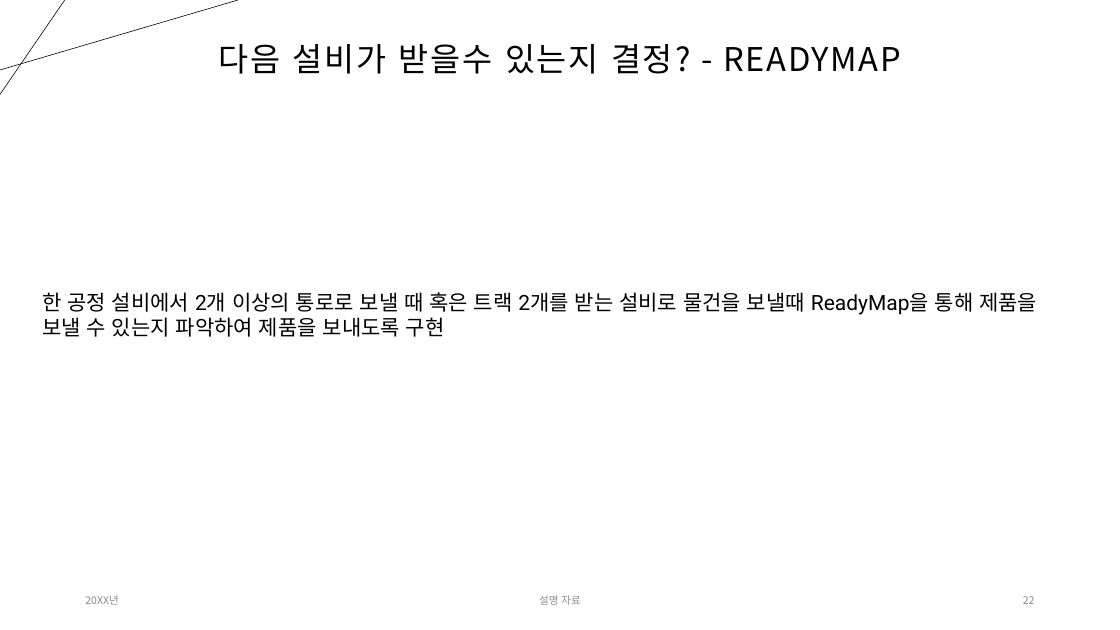
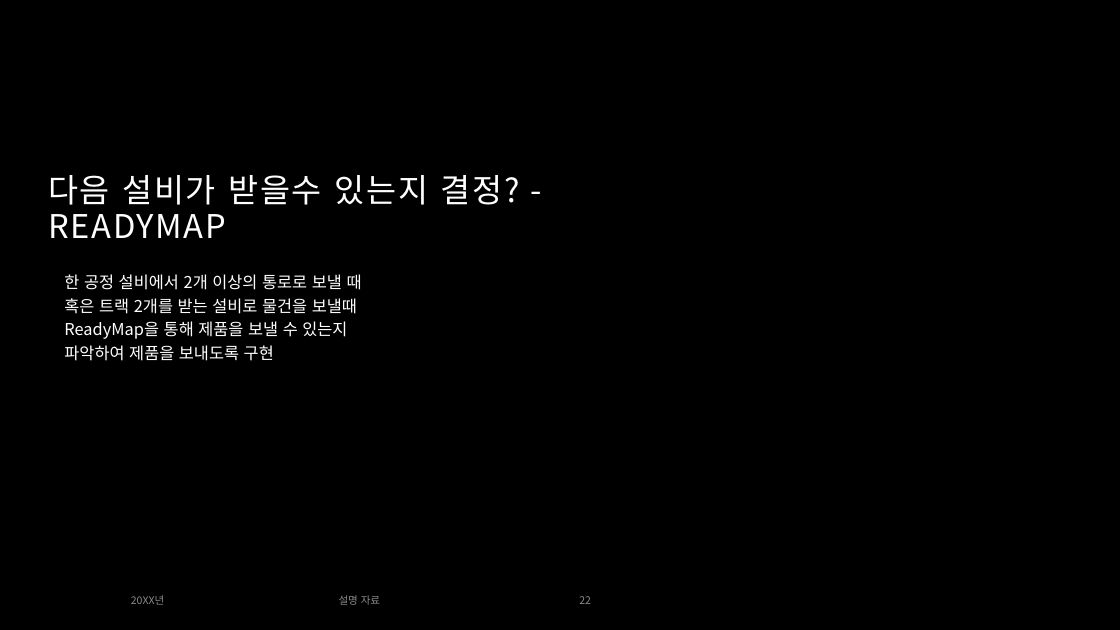
Before and after one commit to Tentailsahri/DT_FINAL_Project, a slide deck: slide 22 of 문서/시나리오에 따른 공정 시뮬레이션 발표 - 박민준.pptx. Drawn at 1120x630 pixels with LibreOffice and Linux fonts; fonts in the diff are those of the drawing; background and template pictures are left out. Boxes give left, top, right and bottom in pixels: in the first picture for what was removed or moved away, otherwise in the second. Text is boxed around its words. In the diff, an @@ line names an element or a change of style, - is before the commit and + after.

```diff
--- a/문서/시나리오에 따른 공정 시뮬레이션 발표 - 박민준.pptx
+++ b/문서/시나리오에 따른 공정 시뮬레이션 발표 - 박민준.pptx
@@ background #FFFFFF to #000000 @@
@@ line removed from (0, 70) to (238, 0) @@
@@ line removed from (65, 0) to (0, 94) @@
@@ title "다음 설비가 받을수 있는지 결정? ...": place and size @@
-title "다음 설비가 받을수 있는지 결정? ..." at box(219, 44, 901, 74)
+title "다음 설비가 받을수 있는지 결정? ..." at box(48, 175, 520, 238)
@@ title "다음 설비가 받을수 있는지 결정? ..." at box(48, 175, 520, 238): text colour #000000 to #FFFFFF; alignment centre to left; vertical alignment middle to bottom @@
@@ text "한 공정 설비에서 2개 이상의 ...": place and size @@
-text "한 공정 설비에서 2개 이상의 ..." at box(42, 292, 1037, 337)
+text "한 공정 설비에서 2개 이상의 ..." at box(64, 274, 362, 361)
@@ text "한 공정 설비에서 2개 이상의 ..." at box(64, 274, 362, 361): size 18 to 14 pt, font Roboto to Noto Sans CJK KR, text colour #000000 to #FFFFFF; line spacing 1 to 1.2; more space between paragraphs @@
@@ text "20XX년": place and size @@
-text "20XX년" at box(85, 595, 118, 605)
+text "20XX년" at box(131, 595, 164, 605)
@@ text "설명 자료": place and size @@
-text "설명 자료" at box(539, 595, 580, 605)
+text "설명 자료" at box(339, 595, 380, 605)
@@ page number: place and size @@
-page number at box(1023, 596, 1035, 604)
+page number at box(579, 596, 591, 604)
```
Also in this commit, not shown: 2 other slides changed.
